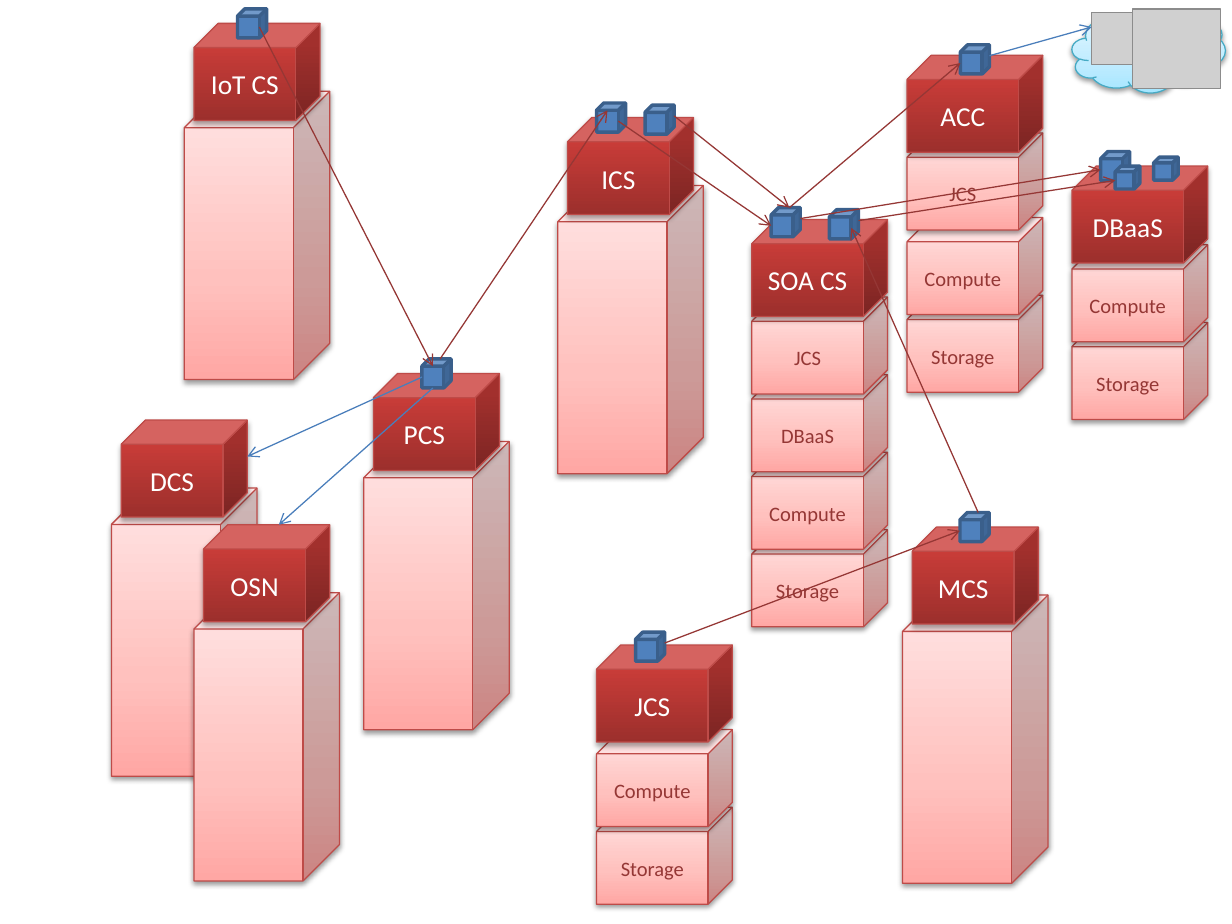
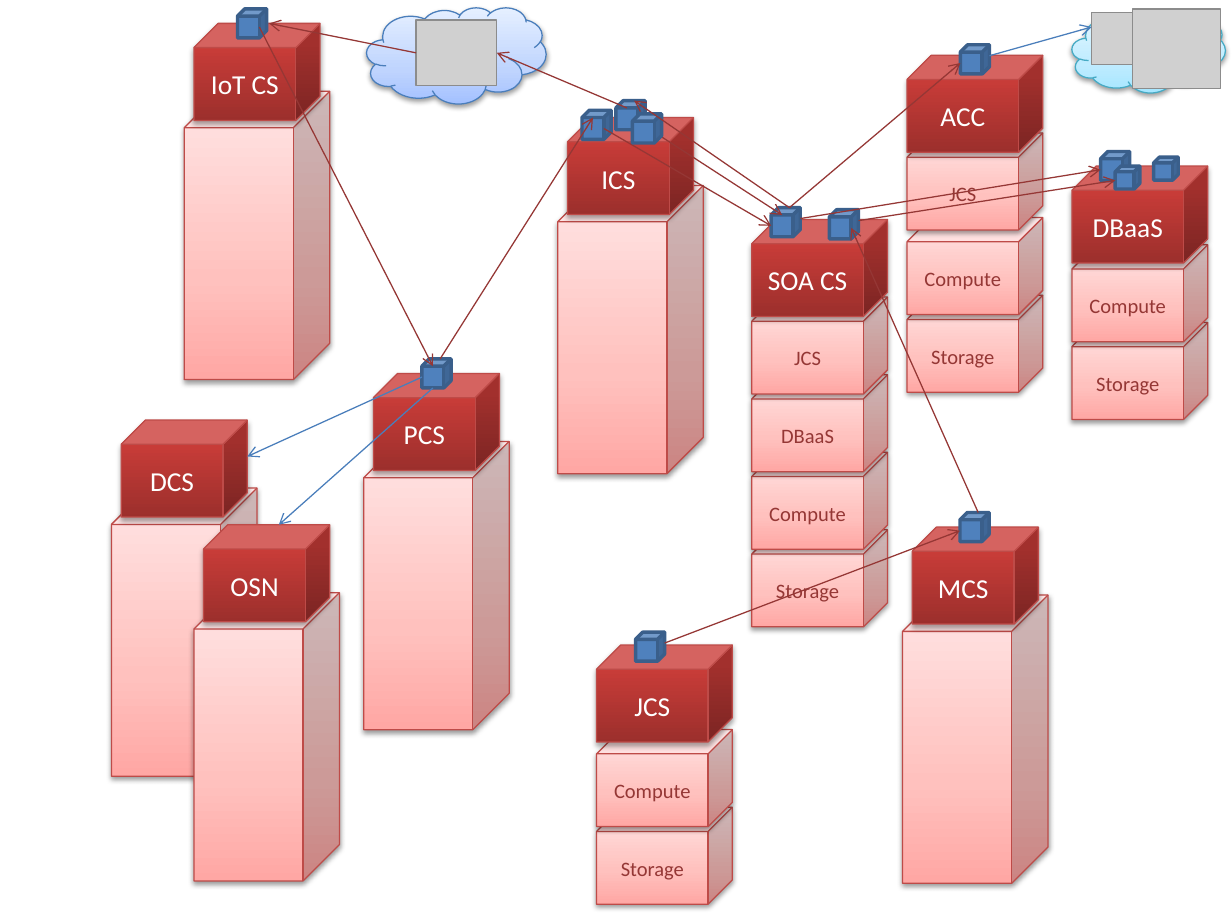
Before and after one commit to lucasjellema/aced-cloud-demo-ofmw2016-valencia, a slide deck: slide 5 of ofmw-forum2016-valencia-demo.pptx. Drawn at 1232x924 pixels with LibreOffice and Linux fonts; fonts in the diff are those of the drawing; grey boxes stand for pictures. Boxes give left, top, right and bottom in pixels: in the first picture for what was removed or moved away, otherwise in the second. Text is boxed around its words. In the diff, an @@ line names an element or a change of style, - is before the commit and + after.

```diff
--- a/ofmw-forum2016-valencia-demo.pptx
+++ b/ofmw-forum2016-valencia-demo.pptx
@@ arrow added from (416, 53) to (269, 23), #953735 0.75 pt @@
@@ cloud added at bbox=[367, 7, 547, 103], fill gradient #A4C4FF to #BFD4FF to #E6EEFF, outline #4B7EBC 0.75 pt @@
@@ picture added at bbox=[416, 20, 498, 85] @@
@@ arrow added from (627, 108) to (496, 53), #953735 0.75 pt @@
@@ arrow moved from (440, 359) - (607, 111) to (440, 359) - (593, 117) @@
@@ cube: place and size @@
-cube at bbox=[596, 103, 626, 133]
+cube at bbox=[582, 111, 611, 140]
@@ cube added at bbox=[616, 101, 646, 131], fill #4F81BD, outline #3A5F8C 2 pt @@
@@ cube: place and size @@
-cube at bbox=[646, 105, 675, 134]
+cube at bbox=[632, 113, 662, 143]
@@ arrow added from (790, 208) to (634, 101), #953735 0.75 pt @@
@@ arrow moved from (618, 121) - (771, 225) to (604, 128) - (771, 225) @@
@@ arrow moved from (674, 116) - (790, 208) to (654, 132) - (782, 214) @@
```
Also in this commit, not shown: 4 other slides changed, 12 other files.
